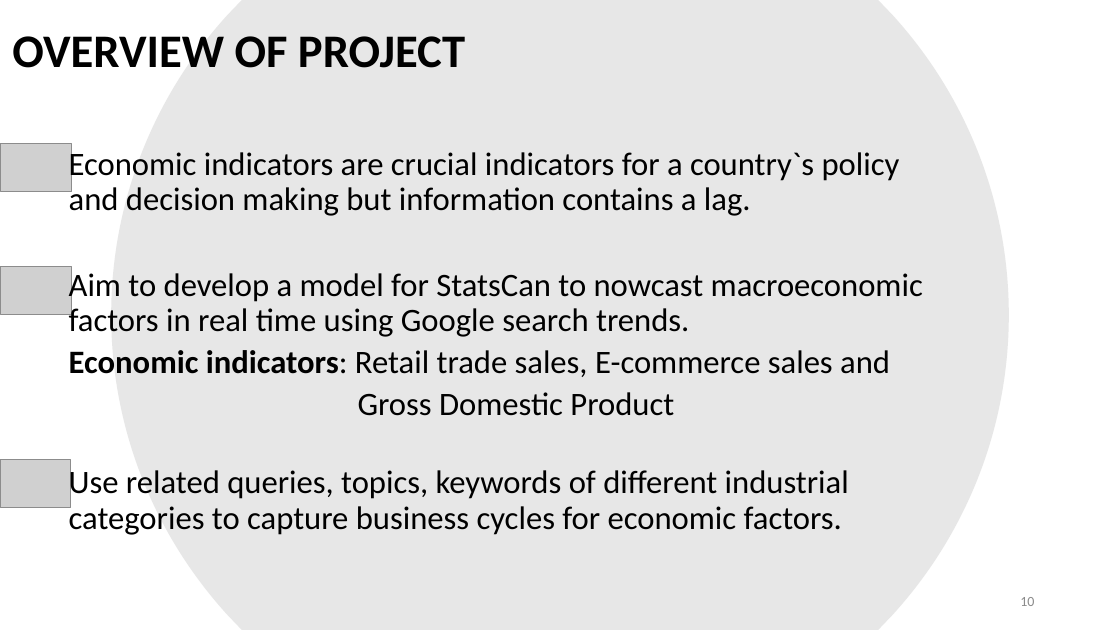
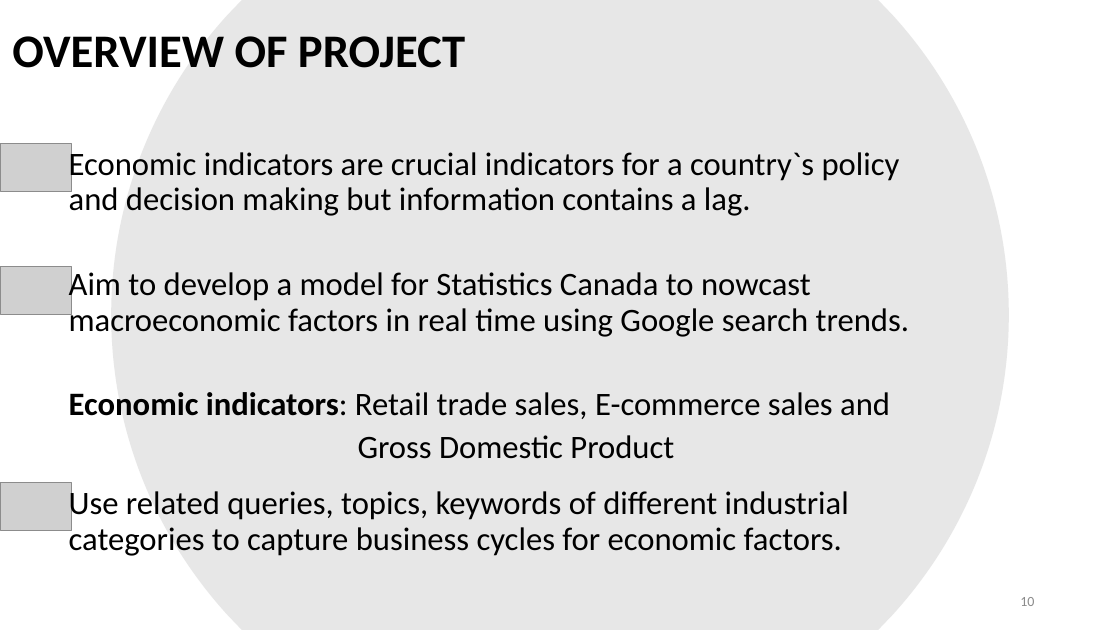
Before and after one commit to ubco-mds-2021-labs/capstone-project-googletrends_capstone, a slide deck: slide 10 of admin/weekly-updates/week5/capstone-midterm-final.pptx. Drawn at 1120x630 pixels with LibreOffice and Linux fonts; fonts in the diff are those of the drawing; grey boxes stand for pictures. Boxes give left, top, right and bottom in pixels: in the first picture for what was removed or moved away, otherwise in the second. Text is boxed around its words. In the diff, an @@ line names an element or a change of style, - is before the commit and + after.

```diff
--- a/admin/weekly-updates/week5/capstone-midterm-final.pptx
+++ b/admin/weekly-updates/week5/capstone-midterm-final.pptx
@@ text at (69, 269, 909, 337): text changed @@
-Aim to develop a model for StatsCan to nowcast macroeconomic factors in real time using Google search trends.
+Aim to develop a model for Statistics Canada to nowcast macroeconomic factors in real time using Google search trends.
@@ picture: place and size @@
-picture at (0, 460, 71, 507)
+picture at (1, 482, 71, 530)
@@ text "Use related queries, topics, keywords ...": place and size @@
-text "Use related queries, topics, keywords ..." at (69, 467, 849, 535)
+text "Use related queries, topics, keywords ..." at (69, 488, 849, 556)
```
Also in this commit, not shown: 5 other slides changed, 2 other files.
